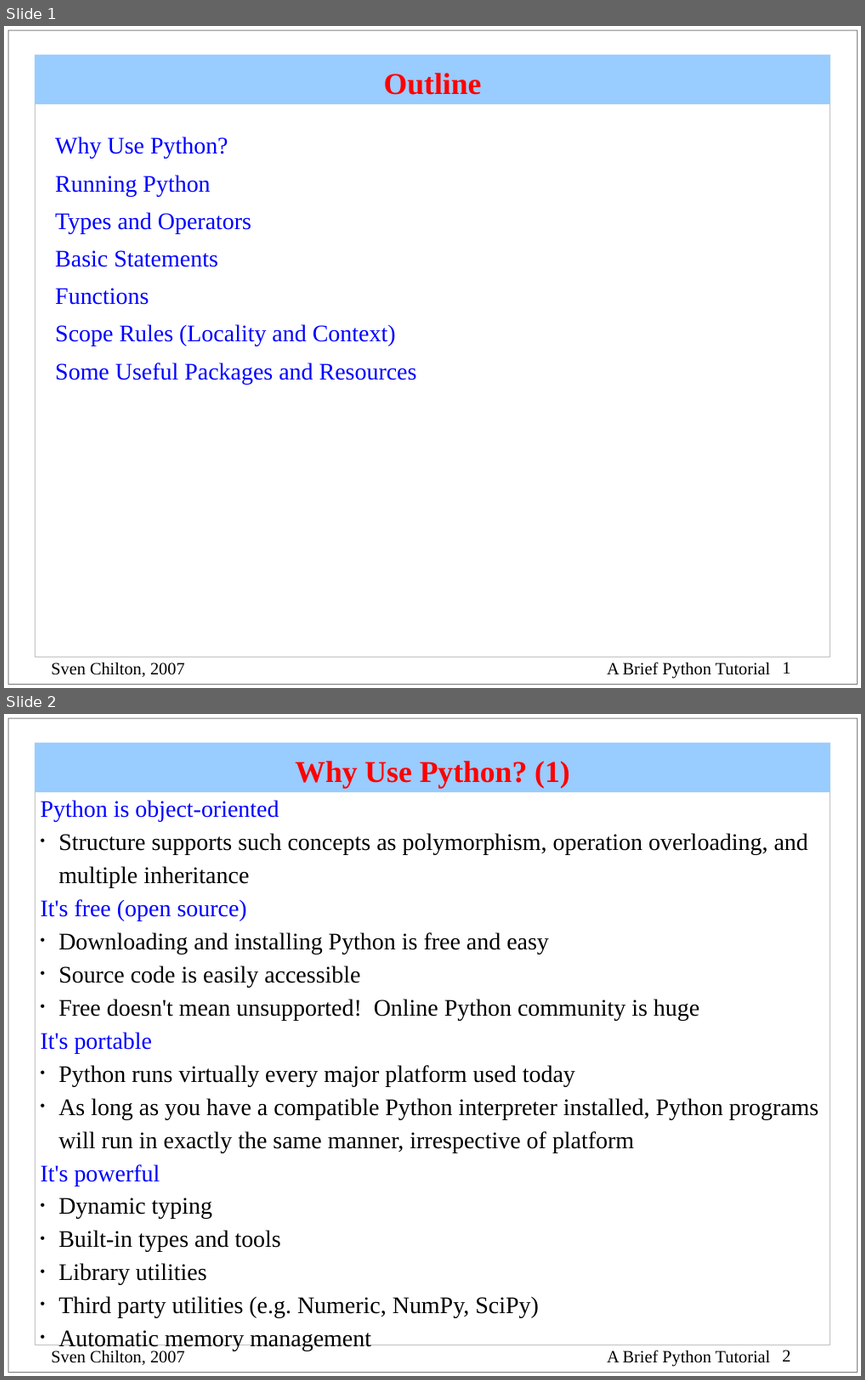
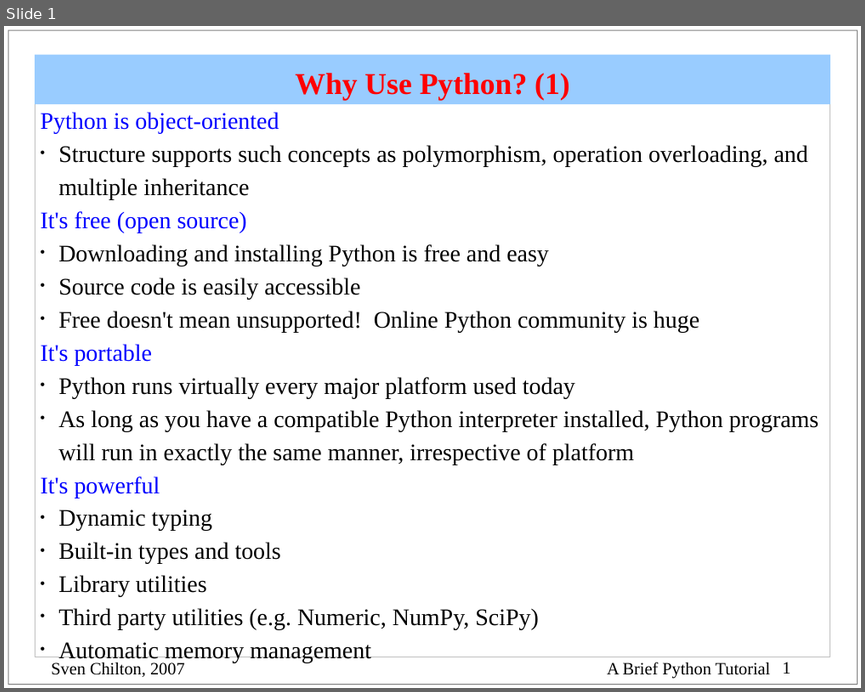
Before and after one commit to bhajojo/RobotFrameworkTraining, a slide deck: python.ppt. Shown one above the other, each under a label of ours: slides 1 and 2 before the commit, slide 1 after it. The pictures are 865x1380 and 865x692 pixels, drawn with LibreOffice and Linux fonts; fonts in the diff are those of the drawing. Boxes give left, top, right and bottom in pixels: in the first picture for what was removed or moved away, otherwise in the second. Text is boxed around its words. In the diff, an @@ line names an element or a change of style, - is before the commit and + after.

```diff
--- a/python.ppt
+++ b/python.ppt
@@ slide 1 removed at (x1=4, y1=26, x2=861, y2=688), background #FFFFFF; not listed: 5 template elements that a slide beside it also shows @@
@@ title removed at (x1=35, y1=55, x2=829, y2=105) @@
-Outline
@@ text removed at (x1=55, y1=136, x2=417, y2=384) @@
-Why Use Python?
-Running Python
-Types and Operators
-Basic Statements
-Functions
-Scope Rules (Locality and Context)
-Some Useful Packages and Resources
@@ what was slide 2 is now slide 1 @@
@@ page number at (x1=782, y1=662, x2=790, y2=674): text changed @@
-2
+1
```
Also in this commit, not shown: 2 other files.
